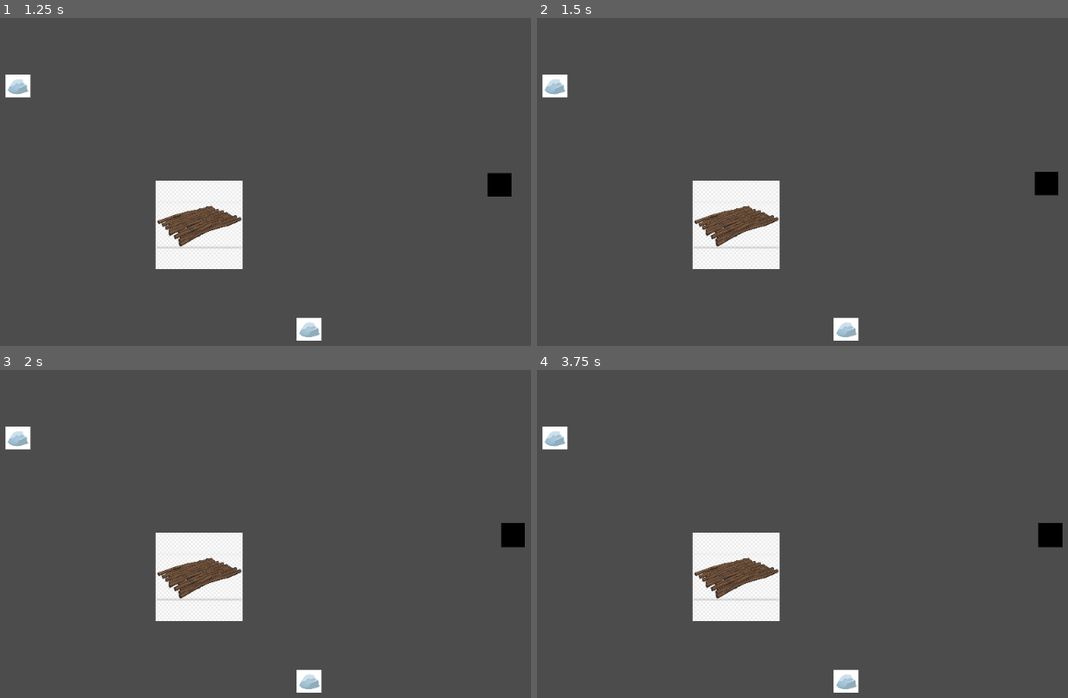
Above: before the commit, frames 1-4 (two rows, left to right).
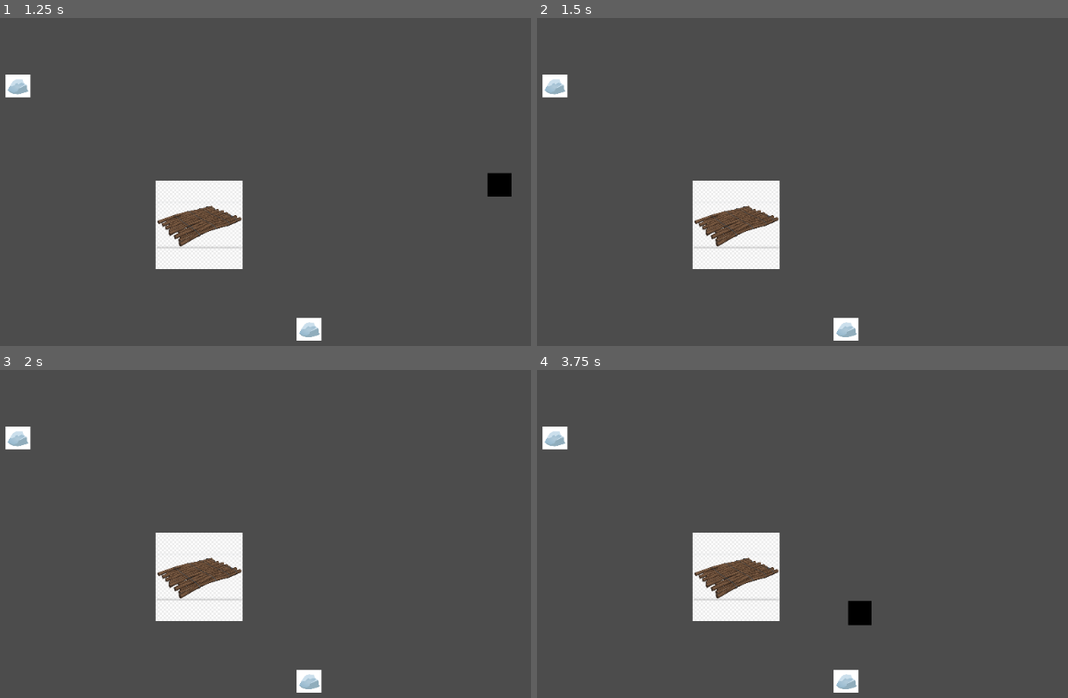
Above: after the commit, the same moments.

Repository: surgura/kwok5
Game: Godot game, scene res://world.tscn
Same seed, same stepped clock (60 frames per second), same inputs: the game is played once before the commit and once after it.
Inputs (mouse positions are in pixels of both pictures, inside the frame that each line leads up to):
- Up to frame 1 (1.25 s): tap Enter at 0.5 s; move the mouse to (355, 204) at 0.52 s; click (355, 204) at 0.6 s
- Up to frame 2 (1.5 s): move the mouse to (595, 244) at 1.27 s; click (595, 244) at 1.35 s
- Up to frame 3 (2 s): no input
- Up to frame 4 (3.75 s): move the mouse to (807, 484) at 2.02 s; click (807, 484) at 2.1 s; move the mouse to (701, 658) at 2.77 s; click (701, 658) at 2.85 s; tap Space at 3.5 s; move the mouse to (951, 638) at 3.52 s; click (951, 638) at 3.6 s

Frame 1 is identical in both runs. In frame 2, 0.3% of the frame differs, in the area x 93-99%, y 46-55%; in frame 3, 0.3%; in frame 4, 0.7%, in the area x 58-99%, y 46-78%.
Error before the commit: Invalid get index 'can_release_hook' (on base: 'RigidBody2D (hook.gd)'). (res://raft.gd:29)

Commit message:
idk i think there was a bug i fixed with hooking

Diff:
--- a/godot/hook.gd
+++ b/godot/hook.gd
@@ -23,3 +23,11 @@
 	# remove all children of this node. we will just execute script now
 	for child in get_children():
 		child.queue_free()
+
+func can_release():
+	return caught_item == null or caught_item.can_release_hook
+
+func release():
+	if caught_item != null:
+		caught_item.is_being_reeled = false
+		caught_item = null
--- a/godot/raft.gd
+++ b/godot/raft.gd
@@ -20,13 +20,17 @@
 	#var damage = body.get_damage(self.mass, self.get_linear_velocity(), inventory)
 	# TODO apply damage to inventory
 	body.on_hit_raft()
-	self.release_hook()
+	if hook_instance != null and hook_instance.caught_item == body:
+		print("asdsa")
+		self.release_hook()
+	else:
+		print("xxx")
 
 func interact_hook():
 	if hook_instance == null:
 		throw_hook()
 	else:
-		if hook_instance.can_release_hook:
+		if hook_instance.can_release():
 			release_hook()
 
 func throw_hook():
@@ -35,5 +39,7 @@
 	get_node("../").add_child(hook_instance)
 
 func release_hook():
-	hook_instance.queue_free()
-	hook_instance = null
+	if hook_instance != null:
+		hook_instance.release()
+		hook_instance.queue_free()
+		hook_instance = null
--- a/godot/raft.tscn
+++ b/godot/raft.tscn
@@ -8,7 +8,6 @@
 
 [node name="raft" type="RigidBody2D"]
 mode = 2
-mass = 10.0
 contacts_reported = 1
 contact_monitor = true
 script = ExtResource( 1 )
--- a/godot/world.tscn
+++ b/godot/world.tscn
@@ -15,3 +15,5 @@
 
 [node name="camera" type="Camera2D" parent="raft"]
 current = true
+drag_margin_h_enabled = false
+drag_margin_v_enabled = false
